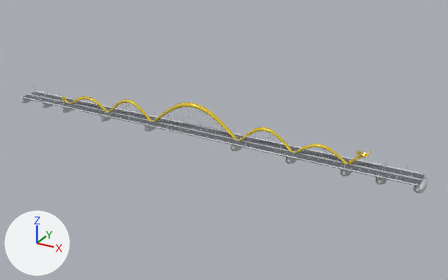
The Blender file assets/blender/cau-rong/cau-rong.blend as it was, and as the next commit left it.
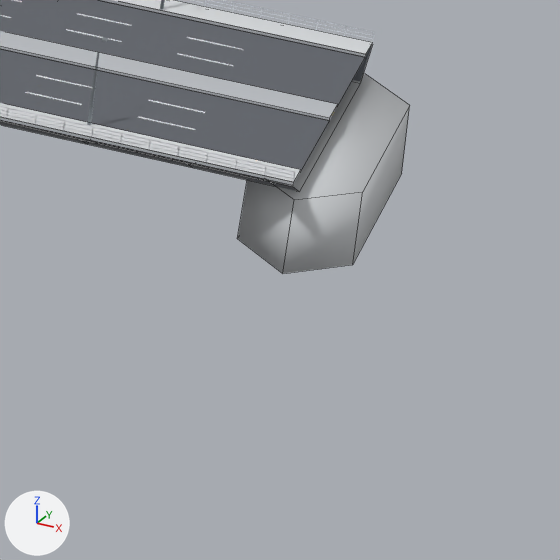
Old and new are each drawn whole from a 50 mm camera at (451.0, -726.0, 367.0) aimed at (45.0, 11.0, -1.0) and again close up on the part from 88% to 98% of the width and 61% to 78% of the height. Lighting does not change. The marker at lower left points along +X, +Y and +Z. The last two pictures show the newer version. The close-ups show mesh edges as thin lines.

Before the edit, the objects in view are built like this:
```python
me_cau_rong_piers_mesh = bpy.data.meshes.new('cau-rong_piers_mesh')
me_cau_rong_piers_mesh.from_pydata(...)  # 120 vertices, 80 faces; spans x -339.0..339.0, y -17.0..17.0, z -2.0..7.0
me_cau_rong_piers_mesh.polygons.foreach_set('use_smooth', [True] * 80)
me_cau_rong_piers_mesh.materials.append(mat_cau_rong_mat_concrete)  # light grey #ced1d4
me_cau_rong_roadway_mesh = bpy.data.meshes.new('cau-rong_roadway_mesh')
me_cau_rong_roadway_mesh.from_pydata([(-333.0, 2.0, 10.0), (333.0, 2.0, 10.0), (333.0, 15.0, 10.0), (-333.0, 15.0, 10.0), (-333.0, -15.0, 10.0), (333.0, -15.0, 10.0), (333.0, -2.0, 10.0), (-333.0, -2.0, 10.0)], [], [(0, 1, 2, 3), (4, 5, 6, 7)])
me_cau_rong_roadway_mesh.materials.append(mat_cau_rong_mat_asphalt)  # dark grey #61656c
me_cau_rong_sidewalk_mesh = bpy.data.meshes.new('cau-rong_sidewalk_mesh')
me_cau_rong_sidewalk_mesh.from_pydata([(-333.0, 15.0, 10.0), (333.0, 15.0, 10.0), (333.0, 18.0, 10.0), (-333.0, 18.0, 10.0), (-333.0, -18.0, 10.0), (333.0, -18.0, 10.0), (333.0, -15.0, 10.0), (-333.0, -15.0, 10.0)], [], [(0, 1, 2, 3), (4, 5, 6, 7)])
me_cau_rong_sidewalk_mesh.materials.append(mat_cau_rong_mat_sidewalk)  # light grey #d7dadd
ob_cau_rong_piers = bpy.data.objects.new('cau-rong_piers', me_cau_rong_piers_mesh)
ob_cau_rong_piers.location = (0.0, 0.0, 0.0)
ob_cau_rong_roadway = bpy.data.objects.new('cau-rong_roadway', me_cau_rong_roadway_mesh)
ob_cau_rong_roadway.location = (0.0, 0.0, 0.0)
ob_cau_rong_sidewalk = bpy.data.objects.new('cau-rong_sidewalk', me_cau_rong_sidewalk_mesh)
ob_cau_rong_sidewalk.location = (0.0, 0.0, 0.0)
# also in view: 'cau-rong_girder' at (0.0, 0.0, 8.0); 'cau-rong_curb' at (0.0, -2.0, 10.0); 'cau-rong_railings' at (0.0, 0.0, 10.0)
```
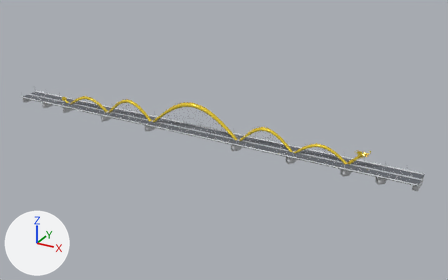
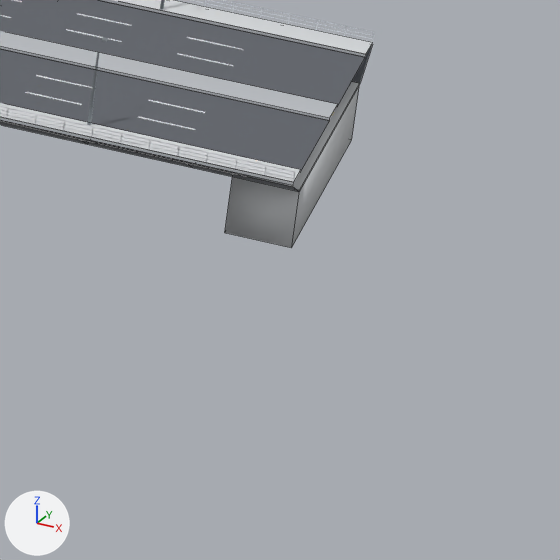
What differs and where, as boxes (x1, y1, x2, y2) in the close-ups (560 x 560 px):
```json
{"object": "cau-rong_piers", "change": "reshaped", "before": [237, 74, 410, 273], "after": [225, 82, 360, 248]}
{"part": 1, "of": "me_cau_rong_piers_mesh", "change": "added", "after": [225, 82, 360, 248]}
{"part": 2, "of": "me_cau_rong_piers_mesh", "change": "deleted", "before": [237, 74, 410, 273]}
```

Edits to the scene script, one JSON object a line:
```json
{"block": "me_cau_rong_piers_mesh", "where": "# used by ob_cau_rong_piers; location = (0.0, 0.0, 0.0)"}
{"op": "remove", "block": "me_cau_rong_piers_mesh", "code": "me_cau_rong_piers_mesh.from_pydata(...)  # 120 vertices, 80 faces; spans x -339.0..339.0, y -17.0..17.0, z -2.0..7.0"}
{"op": "add", "block": "me_cau_rong_piers_mesh", "code": "me_cau_rong_piers_mesh.from_pydata(...)  # 112 vertices, 76 faces; spans x -333.0..333.0, y -17.0..17.0, z -2.0..7.0"}
{"block": "me_cau_rong_piers_mesh", "change": "me_cau_rong_piers_mesh part 1: a new loose piece, a box spanning x 326.0..333.0, y -14.0..14.0, z 0.0..6.9, in mat_cau_rong_mat_concrete (light grey #ced1d4)"}
{"block": "me_cau_rong_piers_mesh", "change": "me_cau_rong_piers_mesh part 2: the loose piece of 12 vertices spanning x 327.0..339.0, y -17.0..17.0, z -2.0..7.0 is deleted"}
{"block": "me_cau_rong_piers_mesh", "change": "other edits to the shape of me_cau_rong_piers_mesh do not show in these pictures"}
```
